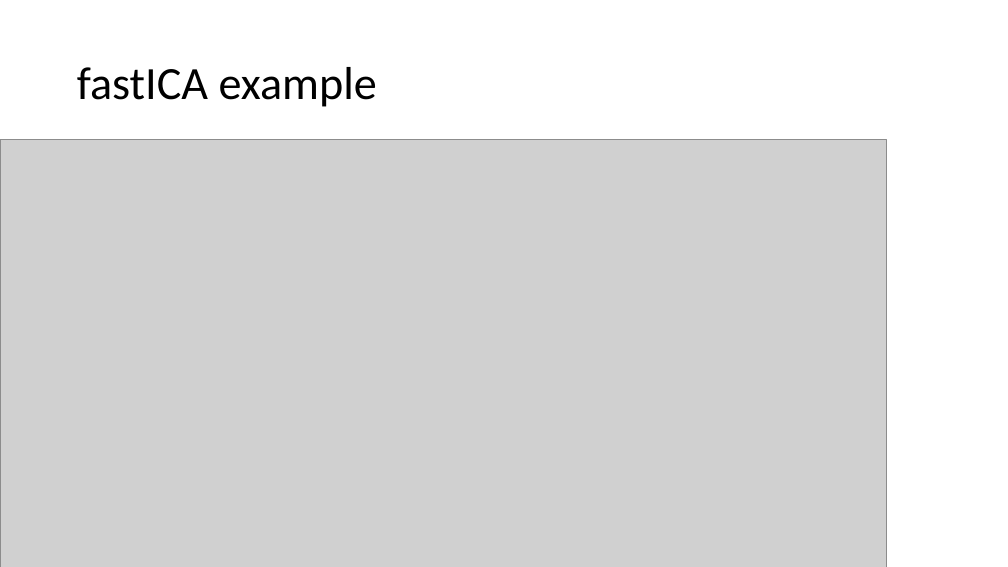
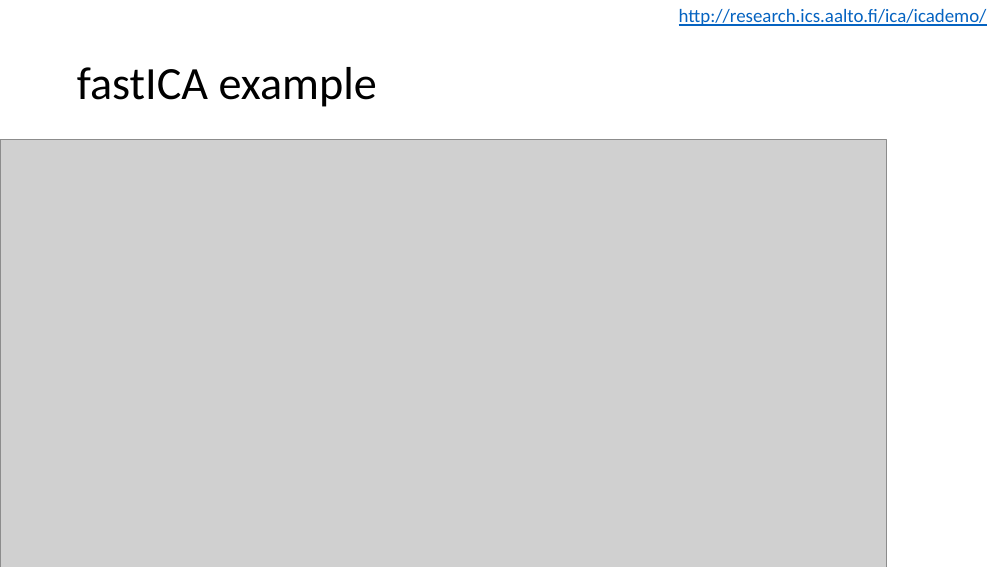
Before and after one commit to russellu/cs405, a slide deck: slide 15 of Lecture_16.pptx (slide 14 before the commit). Drawn at 1008x567 pixels with LibreOffice and Linux fonts; fonts in the diff are those of the drawing; grey boxes stand for pictures. Boxes give left, top, right and bottom in pixels: in the first picture for what was removed or moved away, otherwise in the second. Text is boxed around its words. In the diff, an @@ line names an element or a change of style, - is before the commit and + after.

```diff
--- a/Lecture_16.pptx
+++ b/Lecture_16.pptx
@@ text added at [679, 9, 987, 26], 18 pt, text #0563C1, underline @@
+http://research.ics.aalto.fi/ica/icademo/
```
Also in this commit, not shown: 7 other slides changed, 1 slide added.
